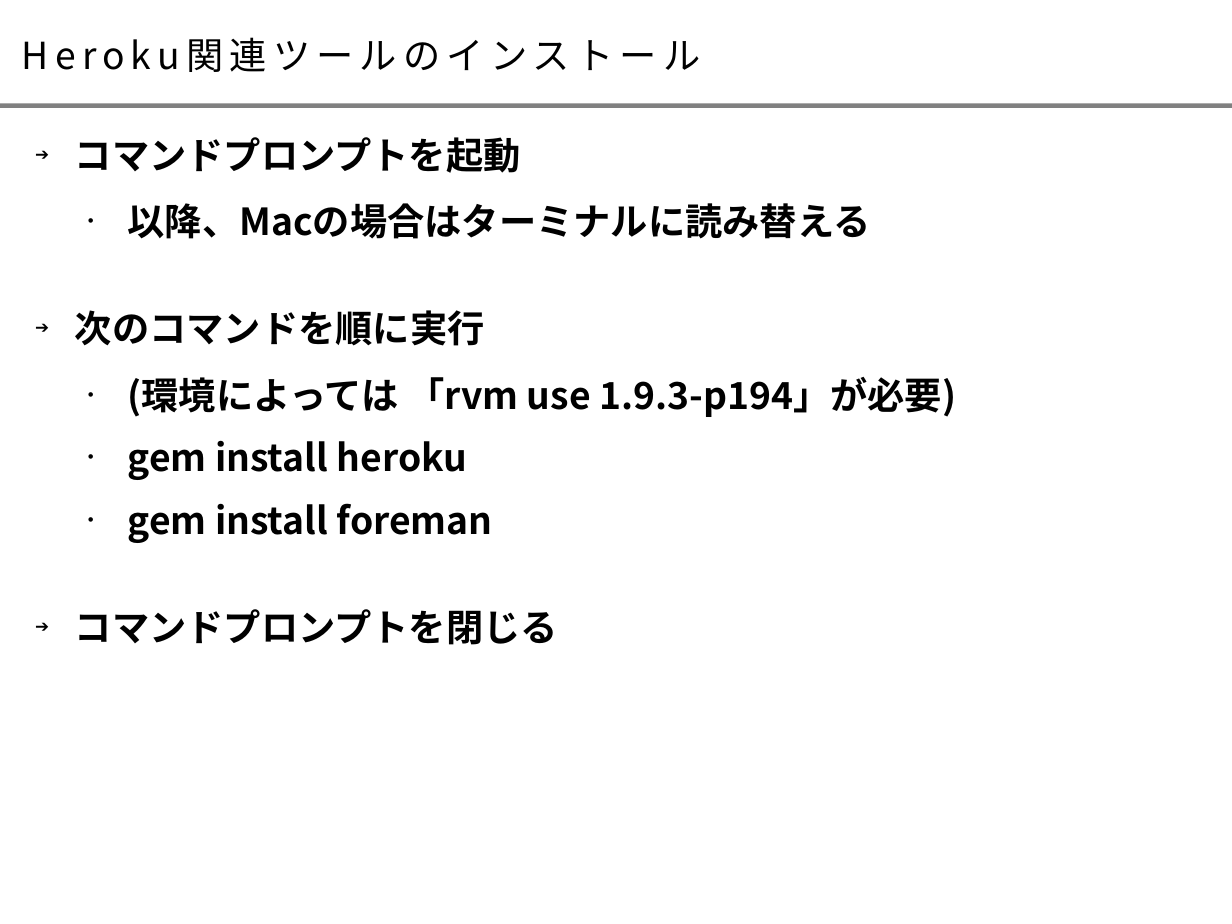
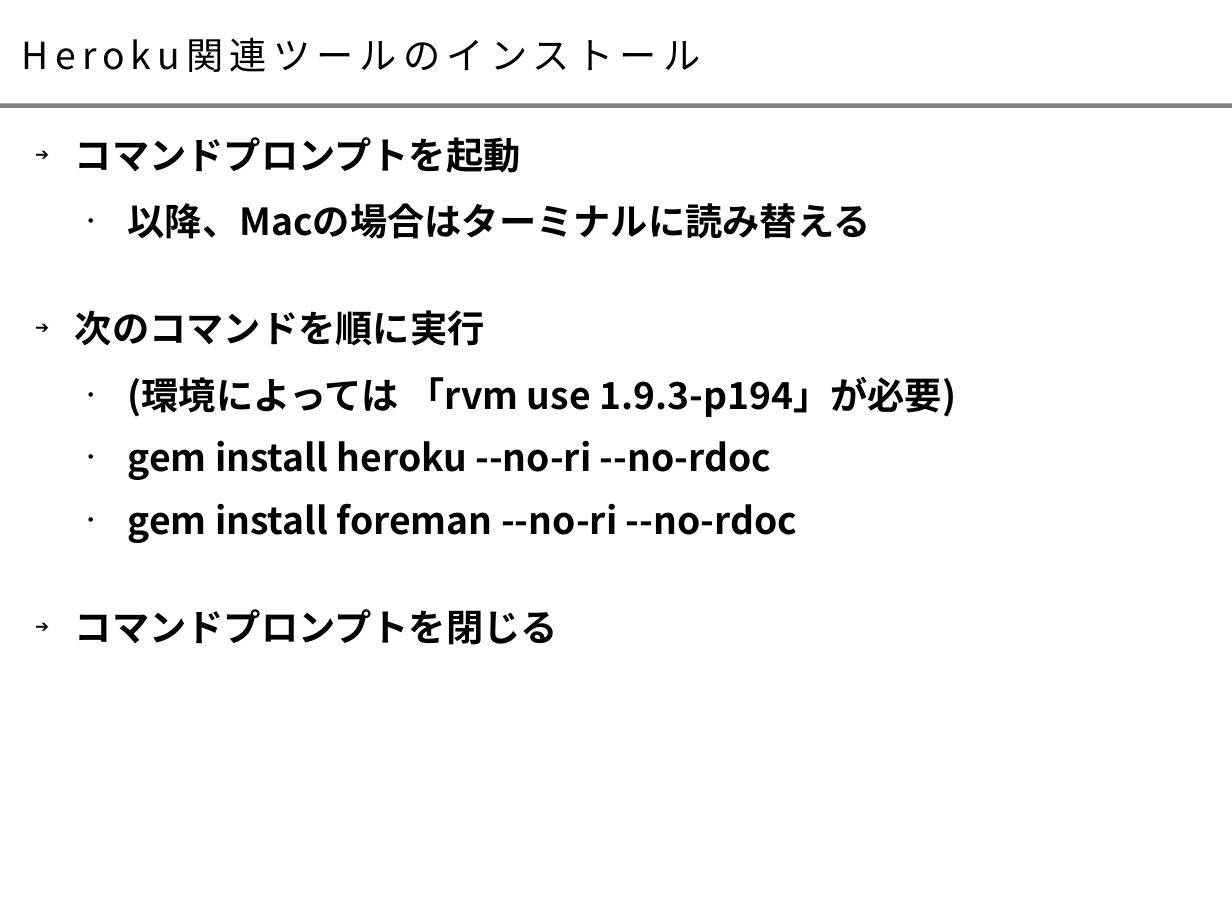
Before and after one commit to takaokouji/sitw16-hello, a slide deck: slide 5 of doc/startup_ruby_paas.odp (slide 6 before the commit). Drawn at 1232x924 pixels with LibreOffice and Linux fonts; fonts in the diff are those of the drawing. Boxes give left, top, right and bottom in pixels: in the first picture for what was removed or moved away, otherwise in the second. Text is boxed around its words. In the diff, an @@ line names an element or a change of style, - is before the commit and + after.

```diff
--- a/doc/startup_ruby_paas.odp
+++ b/doc/startup_ruby_paas.odp
@@ text at <box>128,440,797,543</box>: text changed @@
-  • gem install heroku
-  • gem install foreman
+  • gem install heroku --no-ri --no-rdoc
+  • gem install foreman --no-ri --no-rdoc
```
Also in this commit, not shown: 4 other slides changed.
